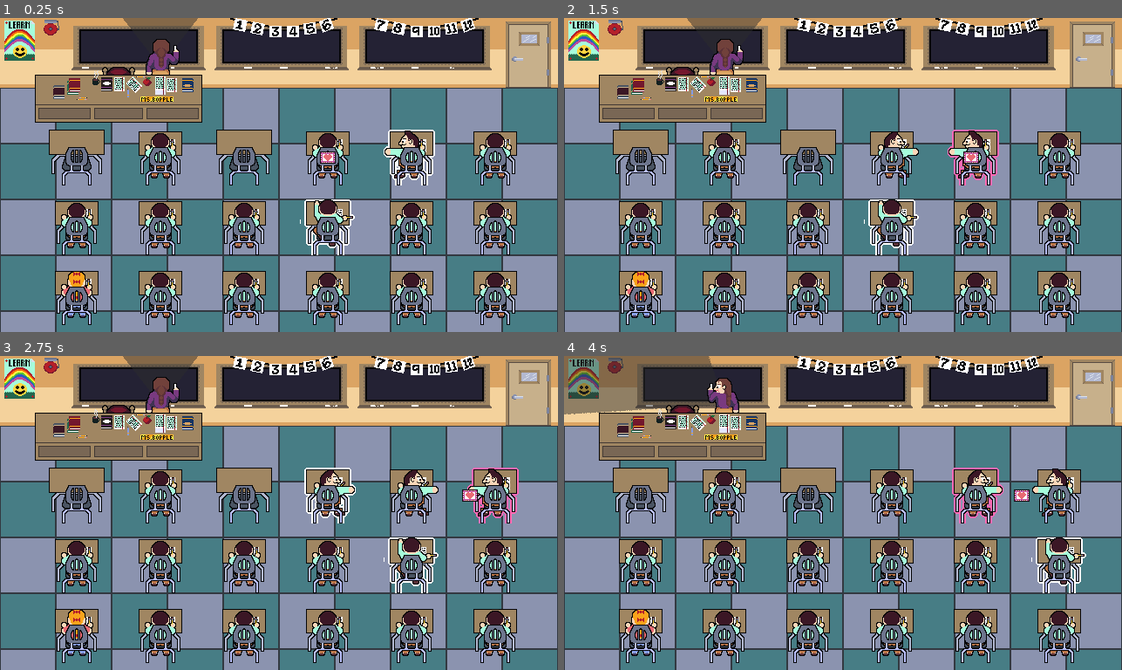
Above: before the commit, frames 1-4 (two rows, left to right).
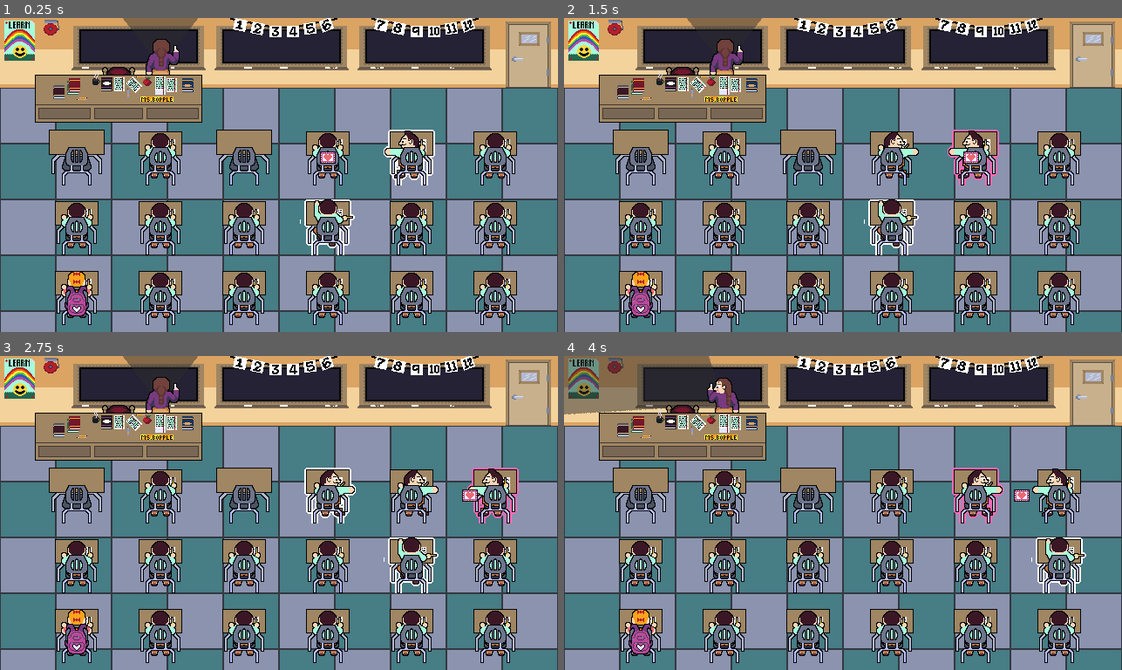
Above: after the commit, the same moments.

Repository: RacBrosGaming/Love-Note
Game: Godot game, scene res://Levels/class_room.tscn
Same seed, same stepped clock (60 frames per second), same inputs: the game is played once before the commit and once after it. The engine's default icon, where the game draws it, is replaced by a stand-in: a white triangle on a blue panel in a dark square.
Inputs (mouse positions are in pixels of both pictures, inside the frame that each line leads up to):
- Up to frame 1 (0.25 s): no input
- Up to frame 2 (1.5 s): move the mouse to (642, 228) at 0.52 s; hold Right (right) 0.53-1.28 s; hold Space (select) 0.53-1.28 s; click (642, 228) at 0.67 s; move the mouse to (725, 156) at 1.27 s; hold Down (down) from 1.28 s (still down); tap Space (select) at 1.35 s; click (725, 156) at 1.42 s
- Up to frame 3 (2.75 s): move the mouse to (161, 566) at 2.02 s; release Down (down) at 2.03 s; hold Right (right) from 2.03 s (still down); hold Space (select) from 2.03 s (still down); click (161, 566) at 2.17 s
- Up to frame 4 (4 s): move the mouse to (725, 635) at 2.77 s; release Right (right) at 2.78 s; release Space (select) at 2.78 s; hold Up (up) 2.78-3.53 s; tap Space (select) at 2.85 s; click (725, 635) at 2.92 s; move the mouse to (809, 566) at 3.52 s; hold Left (left) from 3.53 s (still down); hold Space (select) from 3.53 s (still down); click (809, 566) at 3.67 s

The runs differ from the first frame. In frame 1, 0.3% of the frame differs, in the area x 11-16%, y 85-95%; in frame 2, 0.3%; in frame 3, 0.3%; in frame 4, 0.3%.

Commit message:
Restructuring

Diff:
--- a/Levels/class_room.tscn
+++ b/Levels/class_room.tscn
@@ -4,7 +4,7 @@
 [ext_resource type="PackedScene" uid="uid://bycek0e5qii0i" path="res://Scenes/grid.tscn" id="2_ctuag"]
 [ext_resource type="Texture2D" uid="uid://bwjfxpml8l2yu" path="res://Assets/Classroom/classroom.png" id="2_s2hma"]
 [ext_resource type="Texture2D" uid="uid://h46fx5mu0u63" path="res://Assets/Teacher/spritesheet_teacher_desk.png" id="3_picyj"]
-[ext_resource type="PackedScene" uid="uid://uyj6biijy682" path="res://Scenes/teacher.tscn" id="4_mgn65"]
+[ext_resource type="PackedScene" uid="uid://uyj6biijy682" path="res://NPCs/teacher.tscn" id="4_mgn65"]
 
 [sub_resource type="AtlasTexture" id="AtlasTexture_7qu55"]
 atlas = ExtResource("3_picyj")
--- a/Scenes/teacher.tscn
+++ b/NPCs/teacher.tscn
@@ -1,6 +1,6 @@
 [gd_scene load_steps=18 format=3 uid="uid://uyj6biijy682"]
 
-[ext_resource type="Script" path="res://Scenes/teacher.gd" id="1_hblwe"]
+[ext_resource type="Script" path="res://NPCs/teacher.gd" id="1_hblwe"]
 [ext_resource type="Texture2D" uid="uid://b07uuea0a43no" path="res://Assets/Teacher/spritesheet_teacher.png" id="2_rfhby"]
 [ext_resource type="Texture2D" uid="uid://i7a0c351ceth" path="res://Assets/Teacher/vision_cone.png" id="3_a5bu7"]
 
Binary file changed: Assets/Desk/spritesheet_goal.png
Renamed: Scenes/teacher.gd -> NPCs/teacher.gd
